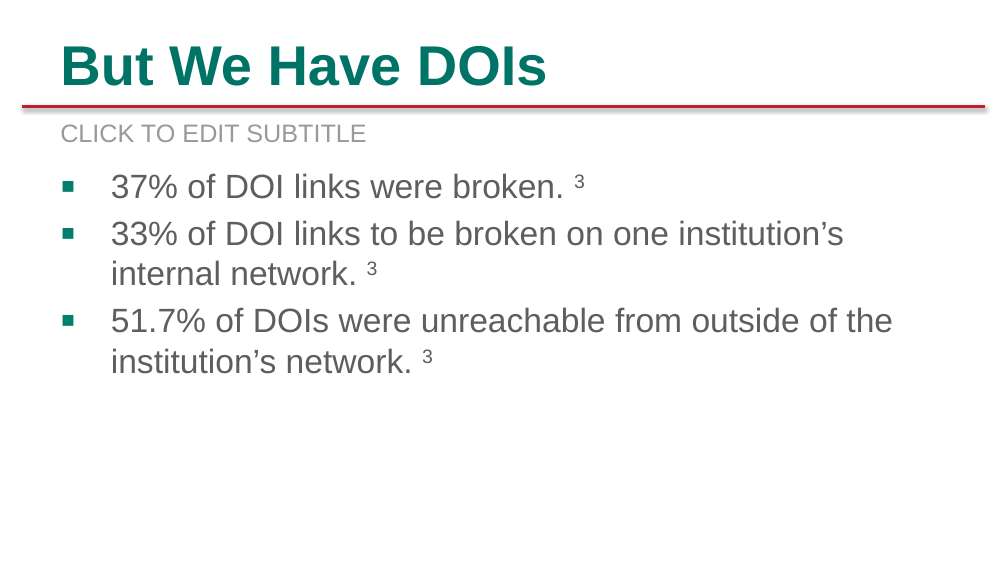
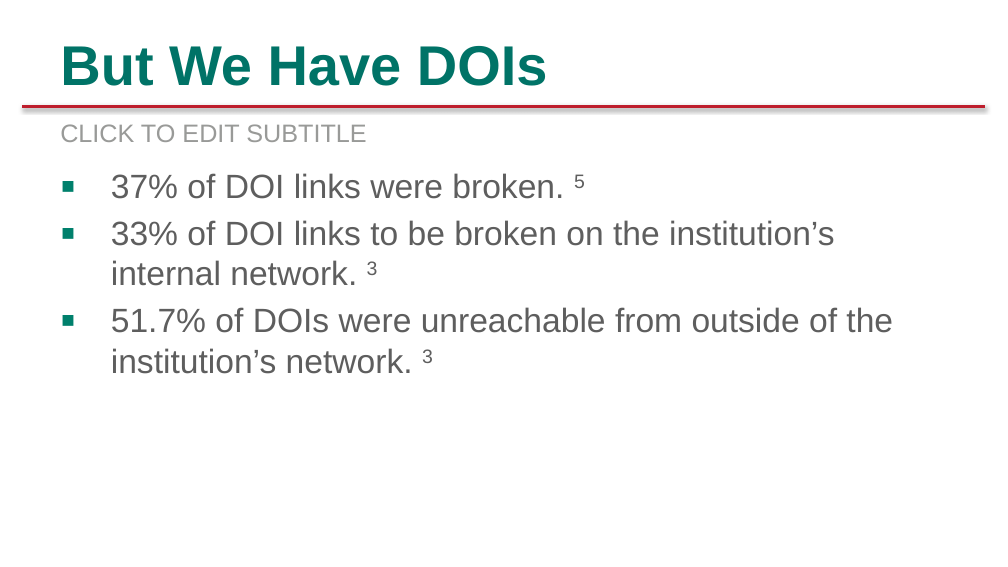
Before and after one commit to rottingresearch/rottingresearch, a slide deck: slide 6 of Presentations/ALA LibLearnX 2024/LibLearnX-2024-ALA.pptx (slide 7 before the commit). Drawn at 1008x567 pixels with LibreOffice and Linux fonts; fonts in the diff are those of the drawing; background and template pictures are left out. Boxes give left, top, right and bottom in pixels: in the first picture for what was removed or moved away, otherwise in the second. Text is boxed around its words. In the diff, an @@ line names an element or a change of style, - is before the commit and + after.

Commit message:
Final Presentation.

```diff
--- a/Presentations/ALA LibLearnX 2024/LibLearnX-2024-ALA.pptx
+++ b/Presentations/ALA LibLearnX 2024/LibLearnX-2024-ALA.pptx
@@ text at bbox=[111, 173, 835, 286]: text changed @@
-▪ 37% of DOI links were broken. 3
-▪ 33% of DOI links to be broken on one institution’s internal network. 3
+▪ 37% of DOI links were broken. 5
+▪ 33% of DOI links to be broken on the institution’s internal network. 3
```
Also in this commit, not shown: 1 slide added.
